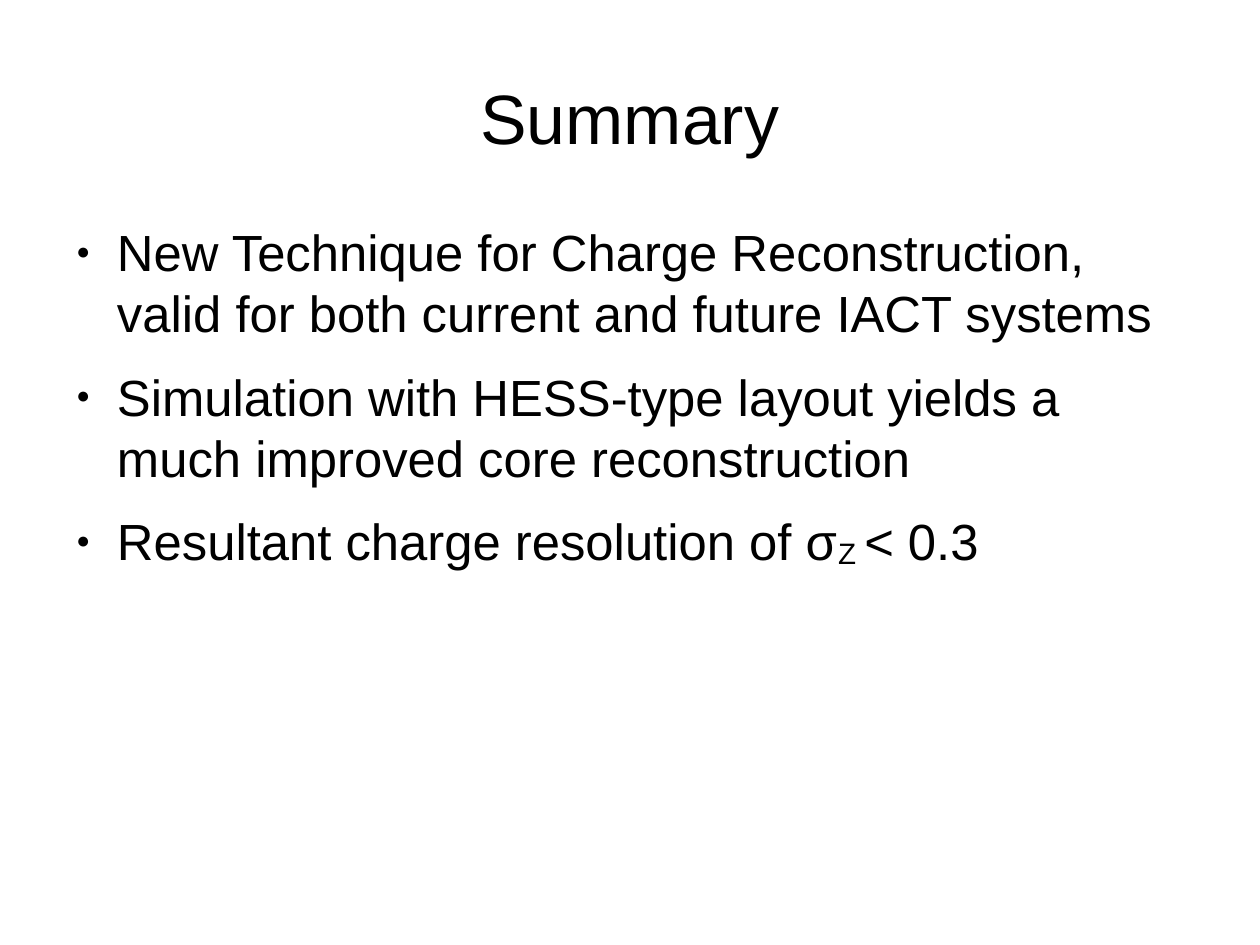
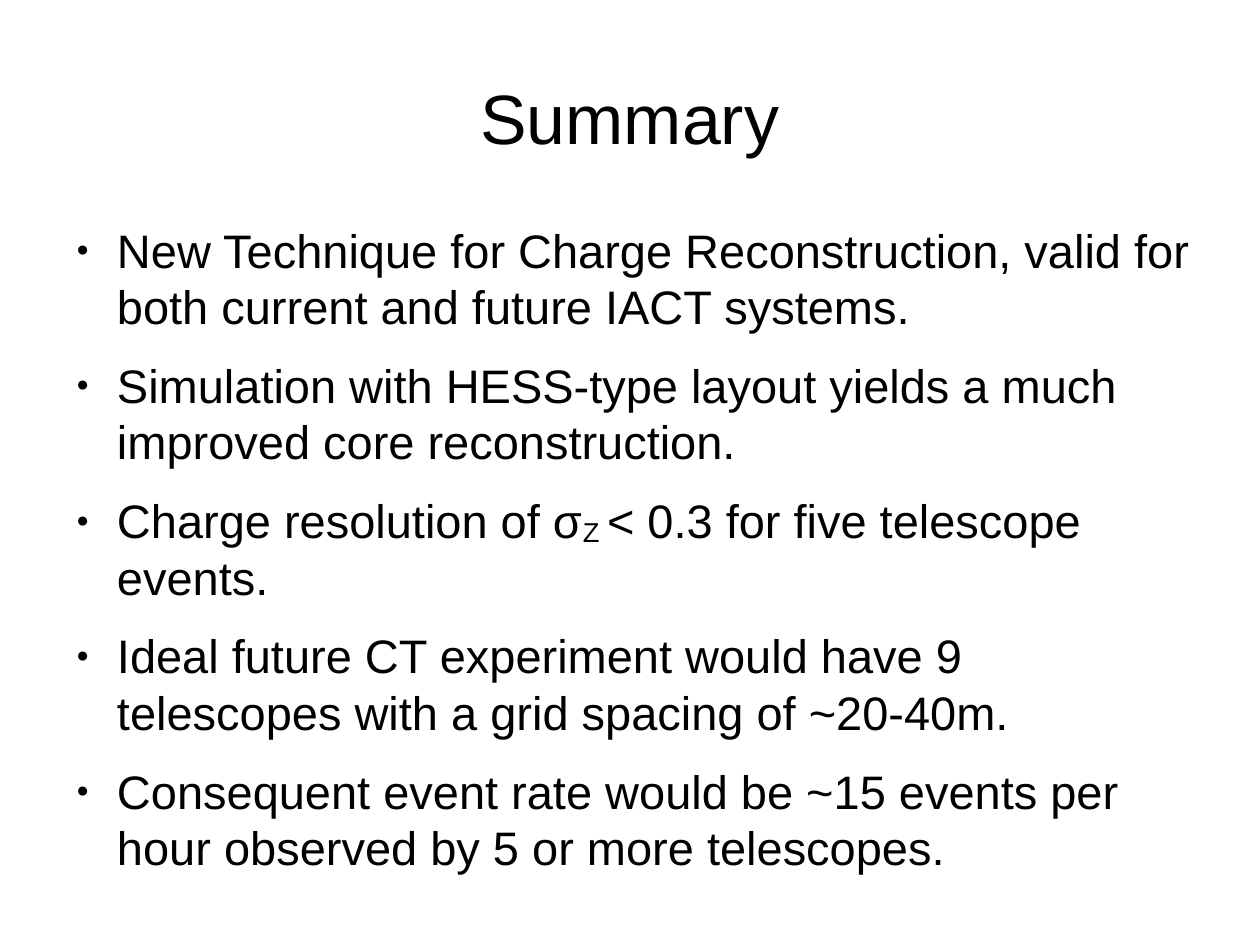
Before and after one commit to robertdstein/DESY, a slide deck: slide 7 of presentations/dpg presentation/slides.odp (slide 5 before the commit). Drawn at 1260x945 pixels with LibreOffice and Linux fonts; fonts in the diff are those of the drawing. Boxes give left, top, right and bottom in pixels: in the first picture for what was removed or moved away, otherwise in the second. Text is boxed around its words. In the diff, an @@ line names an element or a change of style, - is before the commit and + after.

```diff
--- a/presentations/dpg presentation/slides.odp
+++ b/presentations/dpg presentation/slides.odp
@@ text at [117,234,1189,874]: text changed; size 32 to 29.6 pt @@
-● New Technique for Charge Reconstruction, valid for both current and future IACT systems
-● Simulation with HESS-type layout yields a much improved core reconstruction
-● Resultant charge resolution of σZ < 0.3
+● New Technique for Charge Reconstruction, valid for both current and future IACT systems.
+● Simulation with HESS-type layout yields a much improved core reconstruction.
+● Charge resolution of σZ < 0.3 for five telescope events.
+● Ideal future CT experiment would have 9 telescopes with a grid spacing of ~20-40m.
+● Consequent event rate would be ~15 events per hour observed by 5 or more telescopes.
```
Also in this commit, not shown: 1 other slide changed, 3 slides added, 1 slide removed, 44 other files.
